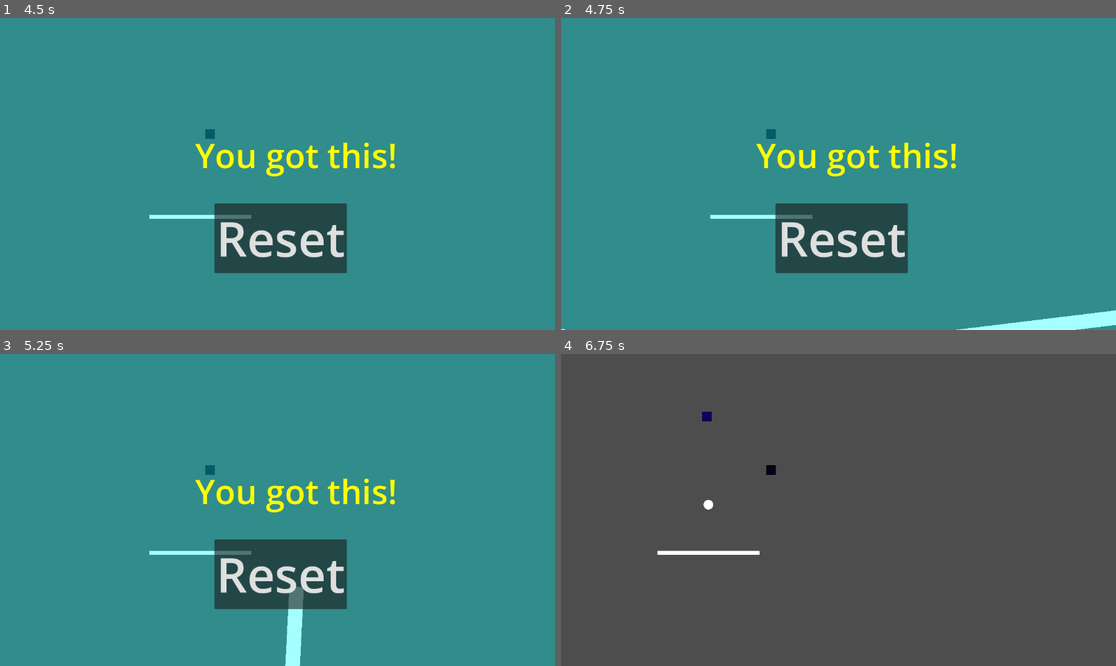
Above: before the commit, frames 1-4 (two rows, left to right).
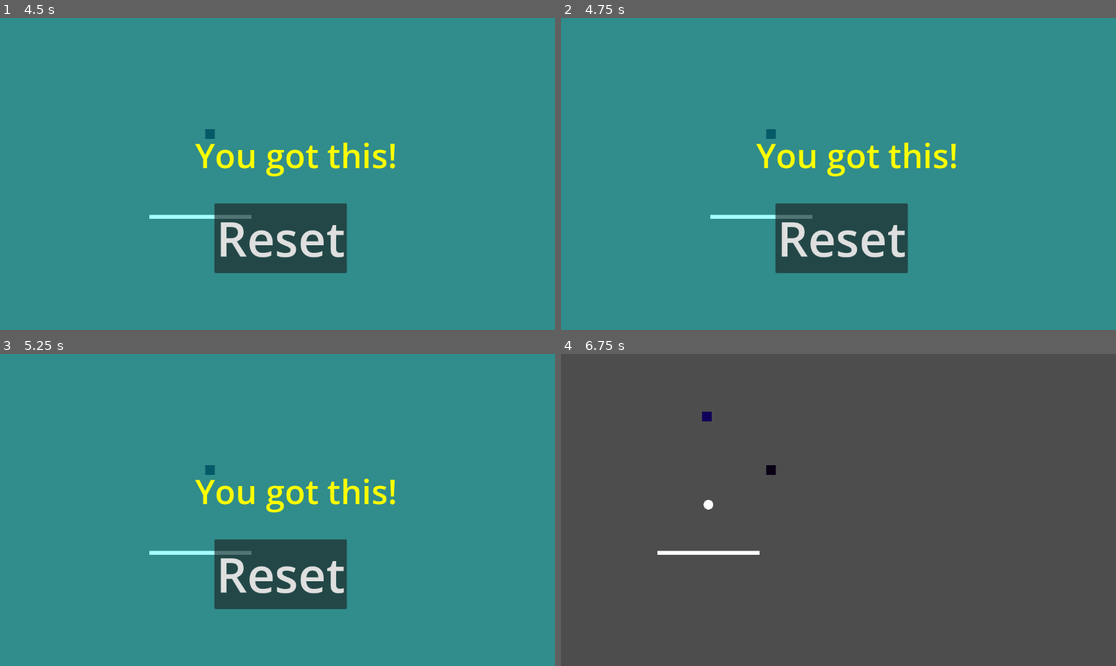
Above: after the commit, the same moments.

Repository: viktor491/project-son-
Game: Godot game, scene res://Level1.tscn
The game is run twice, just before and just after one commit, with the same random seed, the same clock (stepped at 60 frames per second) and the same inputs.
Inputs:
- Up to frame 1 (4.5 s): hold Right (ui_right) 0.53-1.28 s; hold Left (ui_left) 1.28-2.03 s; hold Right (ui_right) 2.03-3.53 s; hold Left (ui_left) from 3.53 s (still down)
- Up to frame 2 (4.75 s): keep holding Left (ui_left)
- Up to frame 3 (5.25 s): keep holding Left (ui_left)
- Up to frame 4 (6.75 s): tap Enter at 5.75 s; release Left (ui_left) at 5.78 s; hold Right (ui_right) 5.78-6.5 s; click "Reset" at 6.5 s

Frame 1 is identical in both runs. In frame 2, 0.9% of the frame differs, in the area x 0-100%, y 93-100%; in frame 3, 0.7%; in frame 4, nothing differs.

Commit message:
Add the win and lose sounds

Diff:
--- a/BallMovement.gd
+++ b/BallMovement.gd
@@ -5,9 +5,12 @@
 @export var dir = 1;
 @export var loseScreen = Node;
 @export var winScreen = Node;
+@onready var losing_sound: AudioStreamPlayer2D = $"../LosingSound"
+@onready var win_sound: AudioStreamPlayer2D = $"../WinSounds"
 @export var player = Node;
 static var numOfObstalces = 0;
 static var numOfBalls = 1;
+
 
 var initialHorizontalSpeed = 0;
 var initialVerticalSpeed = 0;
@@ -47,6 +50,7 @@
 			horizontalSpeed = randi_range(-initialHorizontalSpeed,initialHorizontalSpeed)
 			verticalSpeed = randi_range(initialVerticalSpeed / 1.3, verticalSpeed * 2)
 			if (numOfObstalces <= 0):
+				win_sound.play();
 				winScreen.show();
 				player.changePlayerState()
 
@@ -79,6 +83,7 @@
 			numOfBalls =- 1
 			if (numOfBalls < 1):
 				loseScreen.show()
+				losing_sound.play()
 				player.changePlayerState()
 
 		if (colliderName == "LeftWall"):
--- a/Level1.tscn
+++ b/Level1.tscn
@@ -4,6 +4,8 @@
 [ext_resource type="Script" uid="uid://dg2nsghqbe0yr" path="res://BallMovement.gd" id="2_mc20k"]
 [ext_resource type="Script" uid="uid://cb0cw535x177s" path="res://reset.gd" id="3_cove1"]
 [ext_resource type="Script" uid="uid://blth5ukn3vf7s" path="res://addObstacleNum.gd" id="3_dwyiq"]
+[ext_resource type="AudioStream" uid="uid://dv7vwyfhwjaon" path="res://emand_edroff-victory-bell-success-fanfare-576275.mp3" id="5_lmyl5"]
+[ext_resource type="AudioStream" uid="uid://bvqnkcb6wsooi" path="res://u_l5xum8z250-losing-horn-313723.mp3" id="6_mlbie"]
 
 [sub_resource type="RectangleShape2D" id="RectangleShape2D_mc20k"]
 size = Vector2(20, 19)
@@ -44,6 +46,7 @@
 
 [node name="Ball" type="RigidBody2D" parent="." unique_id=1905384918 node_paths=PackedStringArray("loseScreen", "winScreen", "player")]
 position = Vector2(306, 288)
+collision_layer = 2
 script = ExtResource("2_mc20k")
 horizontalSpeed = 300
 verticalSpeed = 150
@@ -212,5 +215,11 @@
 "
 script = ExtResource("3_cove1")
 
+[node name="WinSounds" type="AudioStreamPlayer2D" parent="." unique_id=859704697]
+stream = ExtResource("5_lmyl5")
+
+[node name="LosingSound" type="AudioStreamPlayer2D" parent="." unique_id=720315280]
+stream = ExtResource("6_mlbie")
+
 [connection signal="pressed" from="Lose-Screen/Reset Button" to="Lose-Screen/Reset Button" method="_on_pressed"]
 [connection signal="pressed" from="Win-Screen/Reset Button" to="Win-Screen/Reset Button" method="_on_pressed"]
Not shown, added: emand_edroff-victory-bell-success-fanfare-576275.mp3.import
Not shown, added: u_l5xum8z250-losing-horn-313723.mp3.import
Not shown, added: emand_edroff-victory-bell-success-fanfare-576275.mp3
Not shown, added: u_l5xum8z250-losing-horn-313723.mp3
